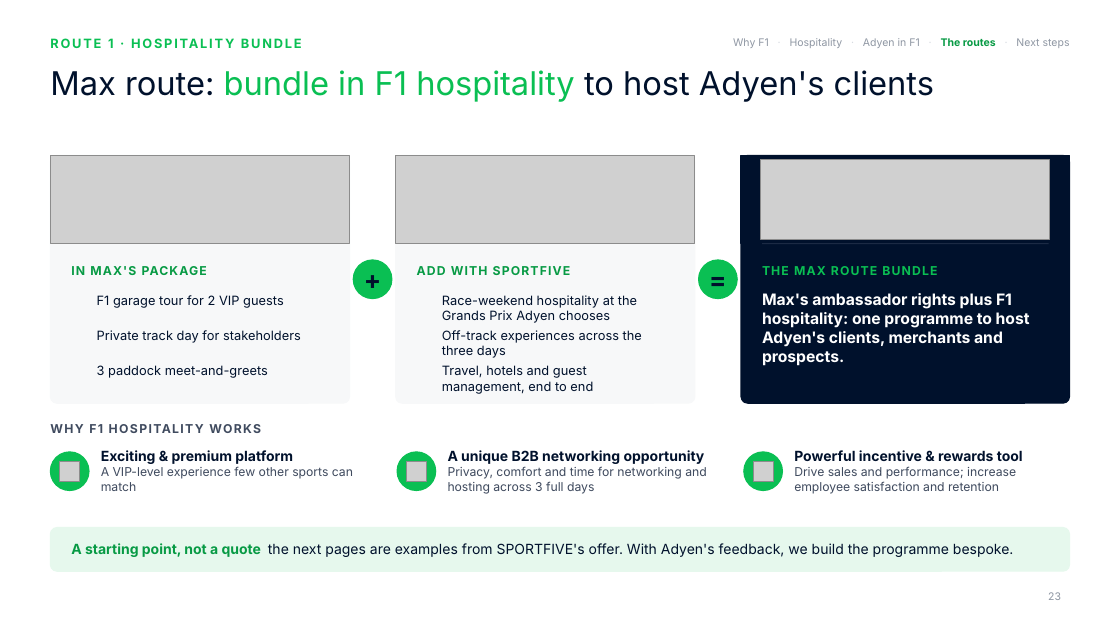
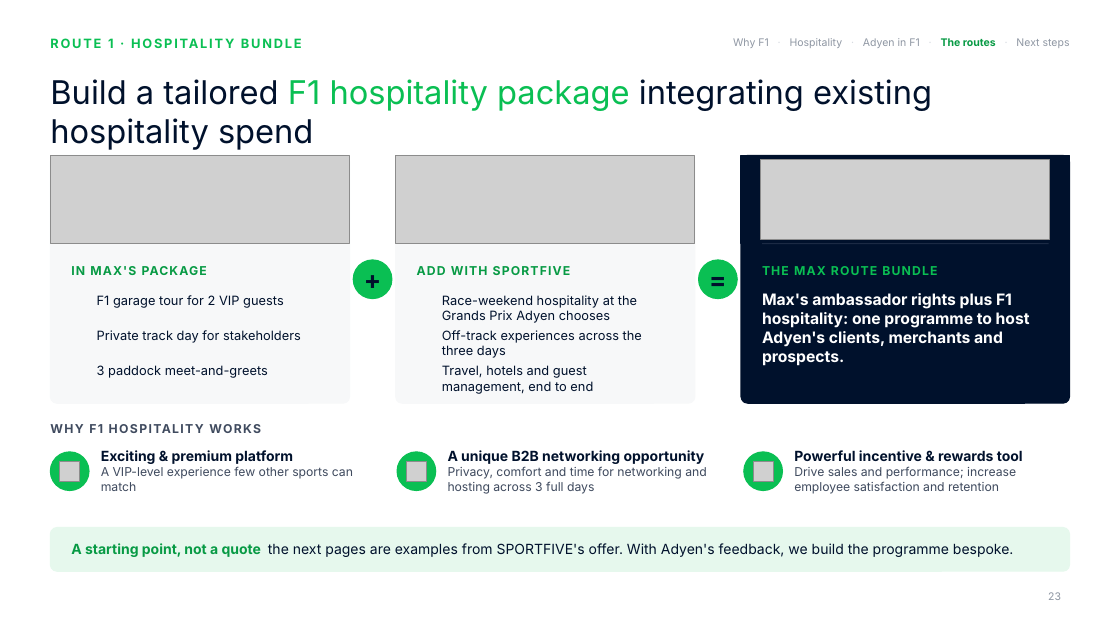
Before and after one commit to rahulgopalan42/rg42, a slide deck: slide 23 of adyen-f1-deck/Adyen x F1 - Chairman deck 8.pptx. Drawn at 1120x630 pixels with LibreOffice and Linux fonts; fonts in the diff are those of the drawing; grey boxes stand for pictures; background and template pictures are left out. Boxes give left, top, right and bottom in pixels: in the first picture for what was removed or moved away, otherwise in the second. Text is boxed around its words. In the diff, an @@ line names an element or a change of style, - is before the commit and + after.

```diff
--- a/adyen-f1-deck/Adyen x F1 - Chairman deck 8.pptx
+++ b/adyen-f1-deck/Adyen x F1 - Chairman deck 8.pptx
@@ title at (x1=50, y1=79, x2=932, y2=150): text changed @@
-Max route: bundle in F1 hospitality to host Adyen's clients
+Build a tailored F1 hospitality package integrating existing hospitality spend
```
Also in this commit, not shown: 15 other slides changed, 4 slides added, 1 slide removed, 7 other files.
